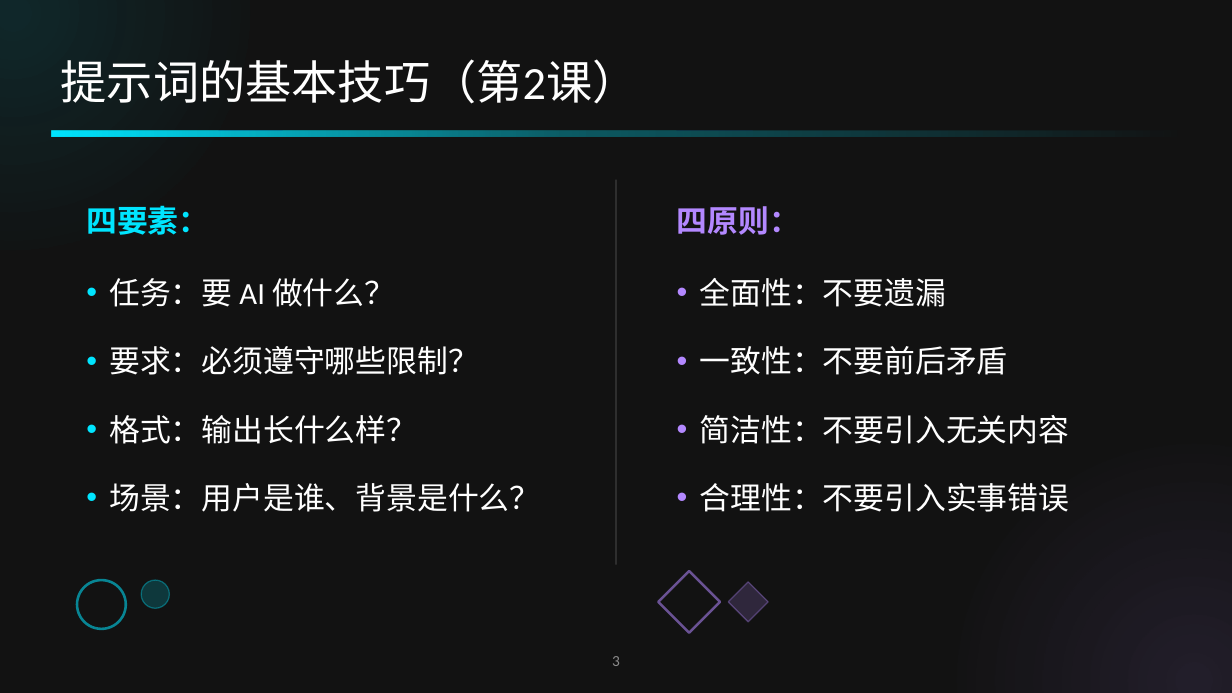
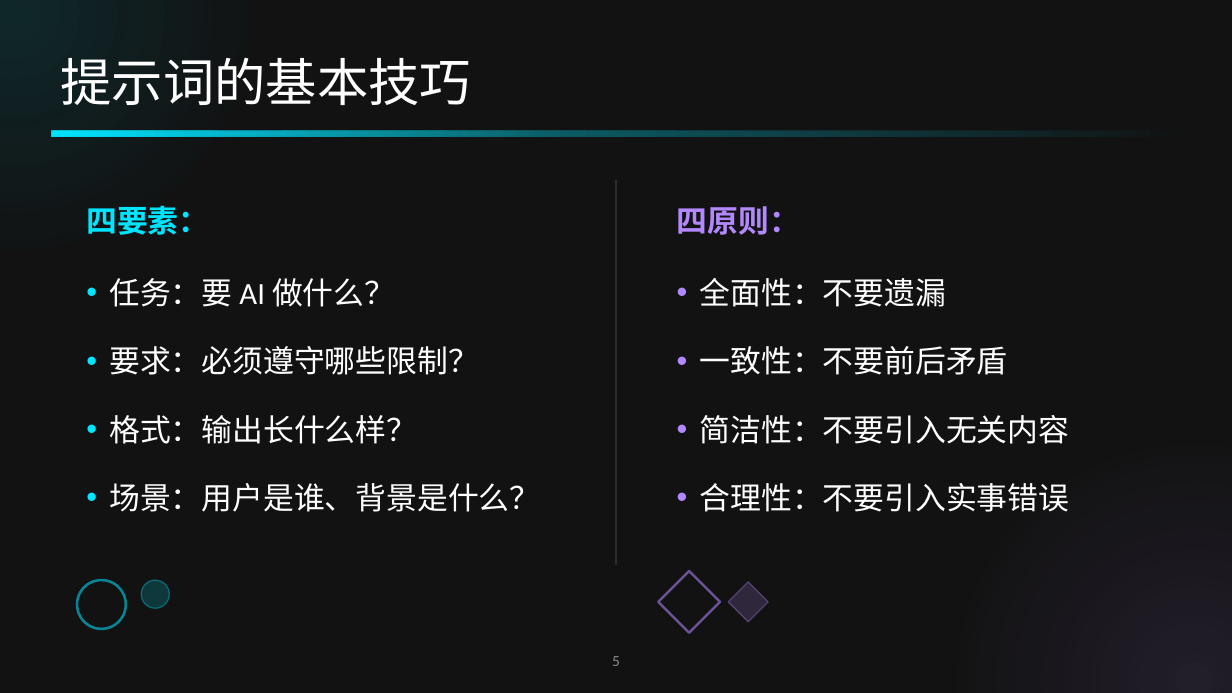
Before and after one commit to TramsWang/Intro2AITechs, a slide deck: slide 5 of 1-基础通识部分/8课时/第6课.pptx (slide 3 before the commit). Drawn at 1232x693 pixels with LibreOffice and Linux fonts; fonts in the diff are those of the drawing. Boxes give left, top, right and bottom in pixels: in the first picture for what was removed or moved away, otherwise in the second. Text is boxed around its words. In the diff, an @@ line names an element or a change of style, - is before the commit and + after.

```diff
--- a/1-基础通识部分/8课时/第6课.pptx
+++ b/1-基础通识部分/8课时/第6课.pptx
@@ title at (61,58,471,105): text changed; size 36 to 40 pt @@
-提示词的基本技巧（第2课）
+提示词的基本技巧
@@ page number at (612,656,620,666): text changed @@
-3
+5
```
Also in this commit, not shown: 12 other slides changed, 4 slides added, 20 other files.
